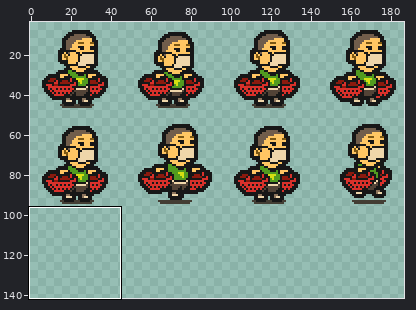
Sprite sheet, stored at code/assets/gfx/player/player_guy.png. The picture above shows the old version from afar; the outline marks the close-up.
Close-up. The starting point:
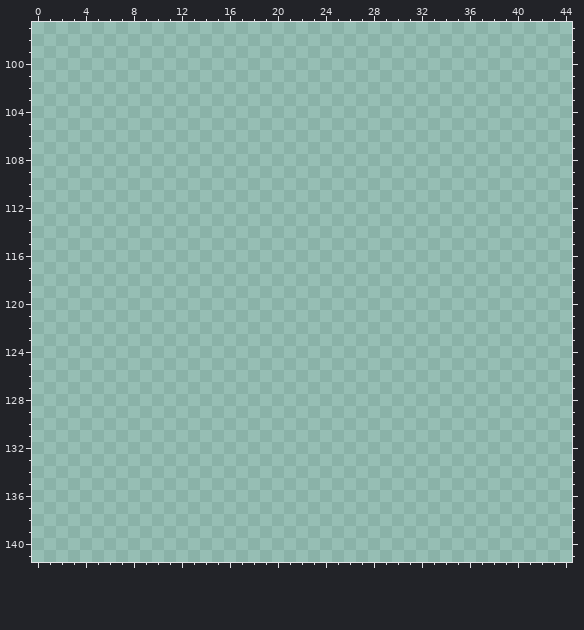
The file is 288x288 pixels. Pixels under 10% opacity are left out. Colours within 5 levels of each other are drawn and written as one. Shown: x 0..44, y 97..141. The wide view leaves out empty margins.
Palette (. is transparent): 
After the commit:
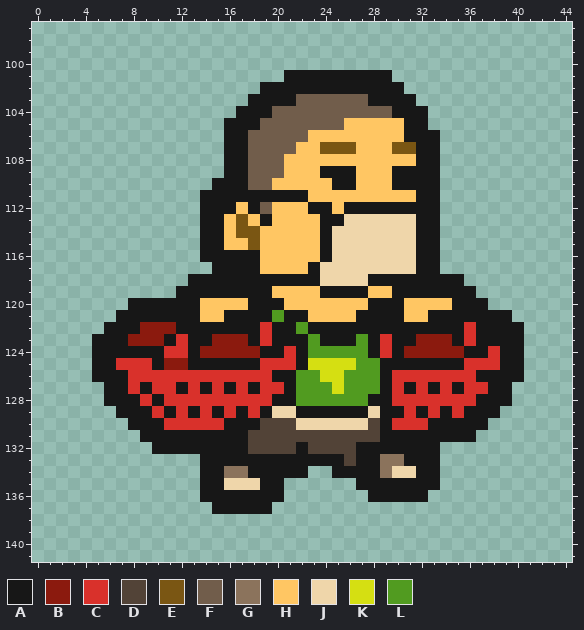
Colours new in this view: A #171717  B #8b1a0e  C #d9312b  D #524337  E #7a5613  F #715d4b  G #8b735c  H #ffc663  J #efd6aa  K #d5df12  L #519b20
Author's note on the commit: Player jump animation
From old to new:
Changed rows in their new state; - is an unchanged pixel.
first column x 5:
101 ----------------AAAAAAAAA-----------
102 --------------AAAAAAAAAAAA----------
103 -------------AAAAFFFFFFAAAA---------
104 ------------AAAFFFFFFFFFFAAA--------
105 -----------AAAFFFFFFFHHHHHAA--------
106 -----------AAFFFFFHHHHHHHHAAA-------
107 -----------AAFFFFHHEEEHHHEEAA-------
108 -----------AAFFFHHHHHHHHHHHAA-------
109 -----------AAFFFHHHAAAHHHAAAA-------
110 ----------AAAFFHHHHHAAHHHAAAA-------
111 ---------AAAAAAAAAHHHHHHHHHAA-------
112 ---------AAAHAFHHHAAHAAAAAAAA-------
113 ---------AAHEHAHHHHAAJJJJJJAA-------
114 ---------AAHEEHHHHHAJJJJJJJAA-------
115 ---------AAHHEHHHHHAJJJJJJJAA-------
116 ---------AAAAAHHHHHAJJJJJJJAA-------
117 ----------AAAAHHHHAJJJJJJJJAA-------
118 --------AAAAAAAAAAAJJJJAAAAAAAA-----
119 -------AAAAAAAAHHHHAAAAHHAAAAAAA----
120 ---AAAAAAHHHHAAAHHHHHHHAAAHHHHAAA---
121 --AAAAAAAHHAAAALAAHHHHAAAAHHAAAAAAA-
122 -AAABBBAAAAAAACAALAAAAAAAAAAAAACAAAA
123 AAABBBACAABBBACAAALAAALACAABBBACAAAA
124 AAAAAACCABBBBBAACALLLLLACABBBBBAACAA
125 AACCCABBAAAAAACCCAKKKKLLAAAAAAACCCAA
126 AAACCCCCCCCCCCCAALLKKLLLACCCCCCCAAAA
127 -AACACCACACACACCALLLKLLLACACACACCAA-
128 -AAACACCCCCCCCCAALLLLLLAACCCCCCCAAA-
129 --AAACACACACACAJJAAAAAAJAACACACAAA--
130 ---AAACCCCCAAADDDJJJJJJDACCCAAAAA---
131 ----AAAAAAAAADDDDDDDDDDDAAAAAAAA----
132 -----AAAAAAAADDDDADDDDAAAAAAA-------
133 ---------AAAAAAAAAAAADAAGGAAA-------
134 ---------AAGGAAAAA--AAAAGJJAA-------
135 ---------AAJJJAA------AAAAAAA-------
136 ---------AAAAAAA-------AAAAA--------
137 ----------AAAAA---------------------
Changed places in both close-ups, as pixel boxes (x1, y1, x2, y2):
added: (92, 70, 524, 514)
